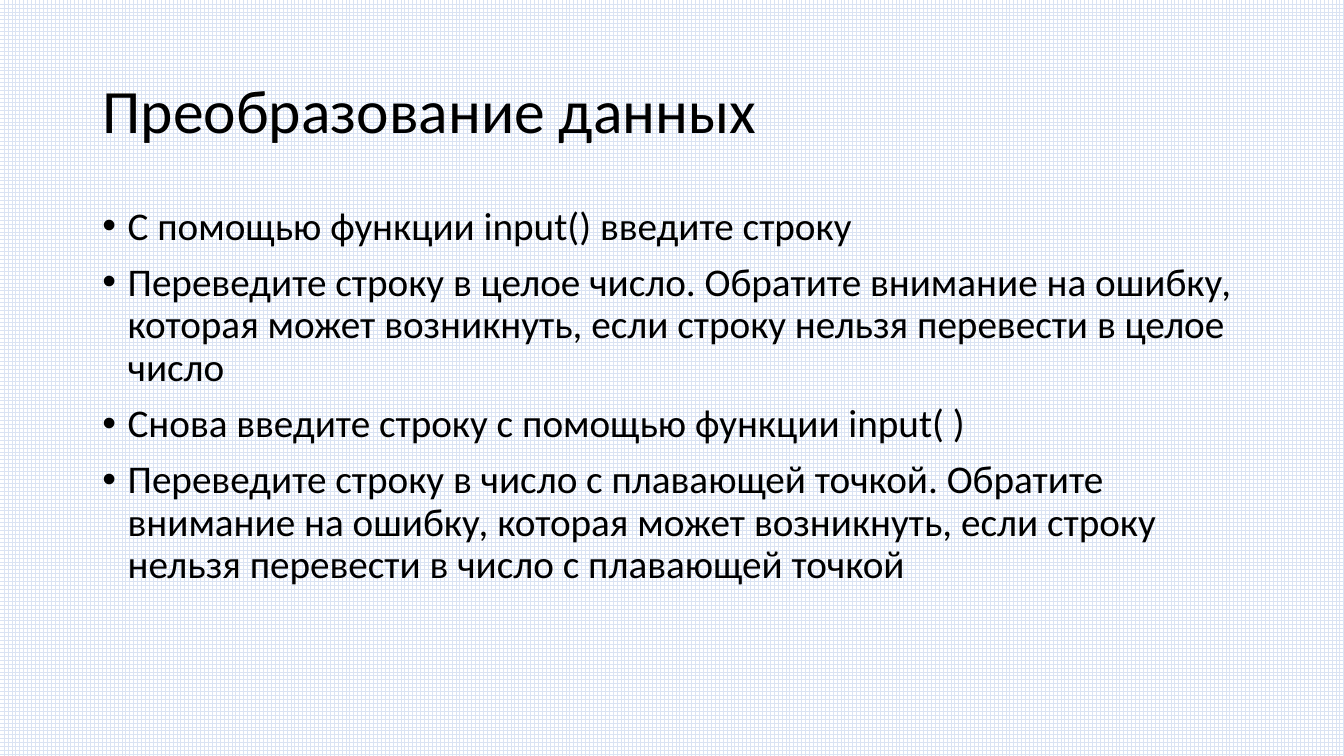
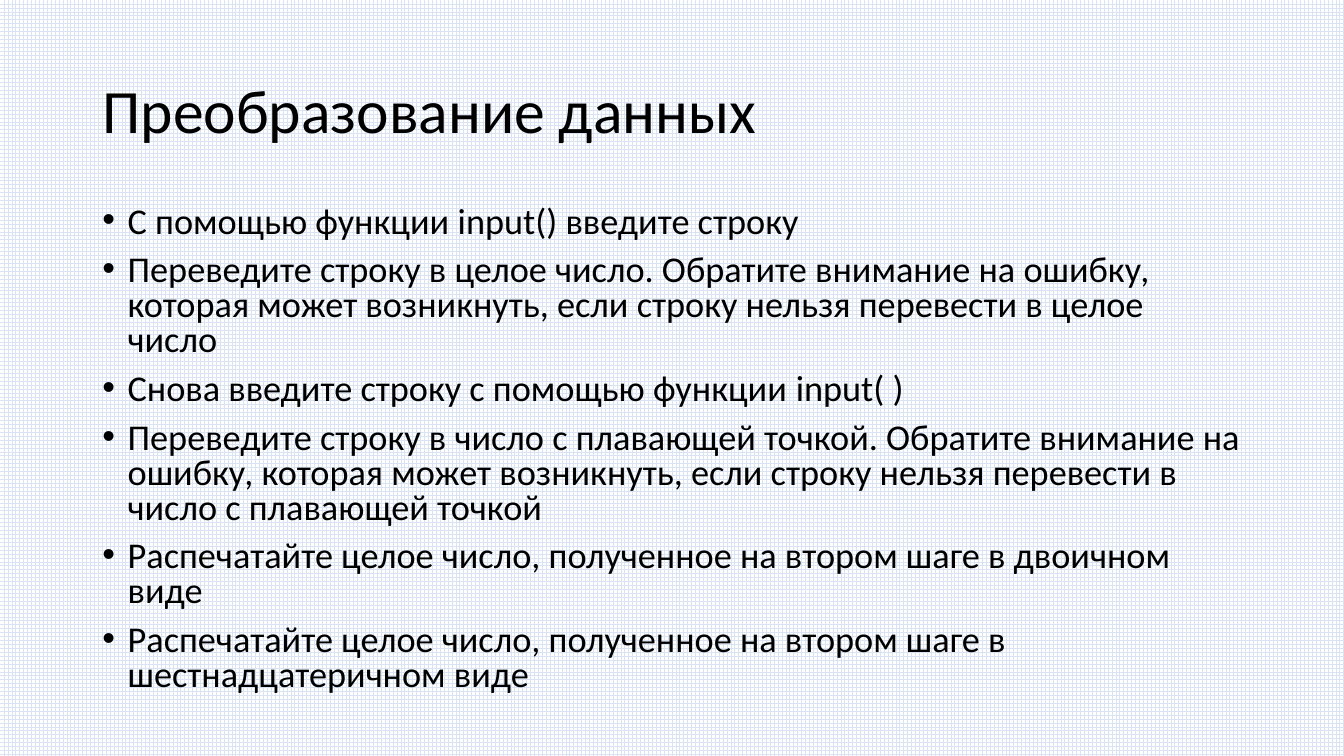
Before and after one commit to paveltsytovich/telegram-course, a slide deck: slide 63 of Presentation/Основы алгоритмизации и программирования.pptx. Drawn at 1344x756 pixels with LibreOffice and Linux fonts; fonts in the diff are those of the drawing. Boxes give left, top, right and bottom in pixels: in the first picture for what was removed or moved away, otherwise in the second. Text is boxed around its words. In the diff, an @@ line names an element or a change of style, - is before the commit and + after.

Commit message:
Упражнения по преобразованию типа данных

```diff
--- a/Presentation/Основы алгоритмизации и программирования.pptx
+++ b/Presentation/Основы алгоритмизации и программирования.pptx
@@ text at (128,207,1240,526): size 28 to 25.9 pt in "С помощью функции input() введите строку", "Переведите строку в целое число. Обратите внимание ...", "Снова введите строку с помощью функции input( ...", "Переведите строку в число с плавающей точкой. ..."; line spacing 0.9 to 0.8 @@
@@ text at (128,543,1170,693): paragraphs added @@
+• Распечатайте целое число, полученное на втором шаге в двоичном виде
+• Распечатайте целое число, полученное на втором шаге в шестнадцатеричном виде
```
